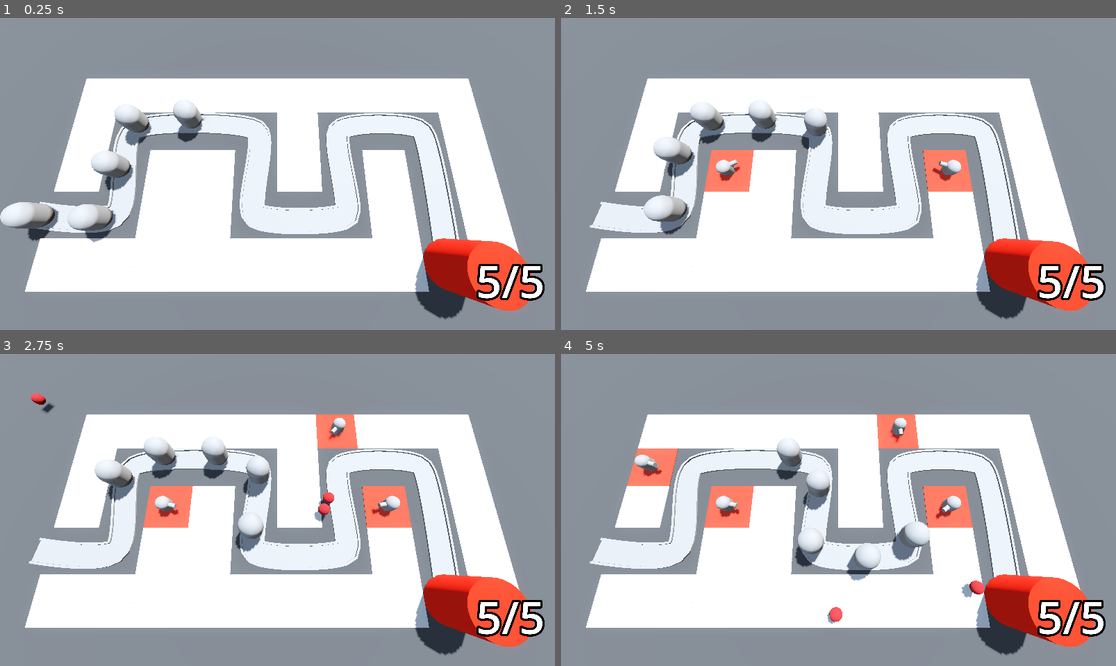
Above: before the commit, frames 1-4 (two rows, left to right).
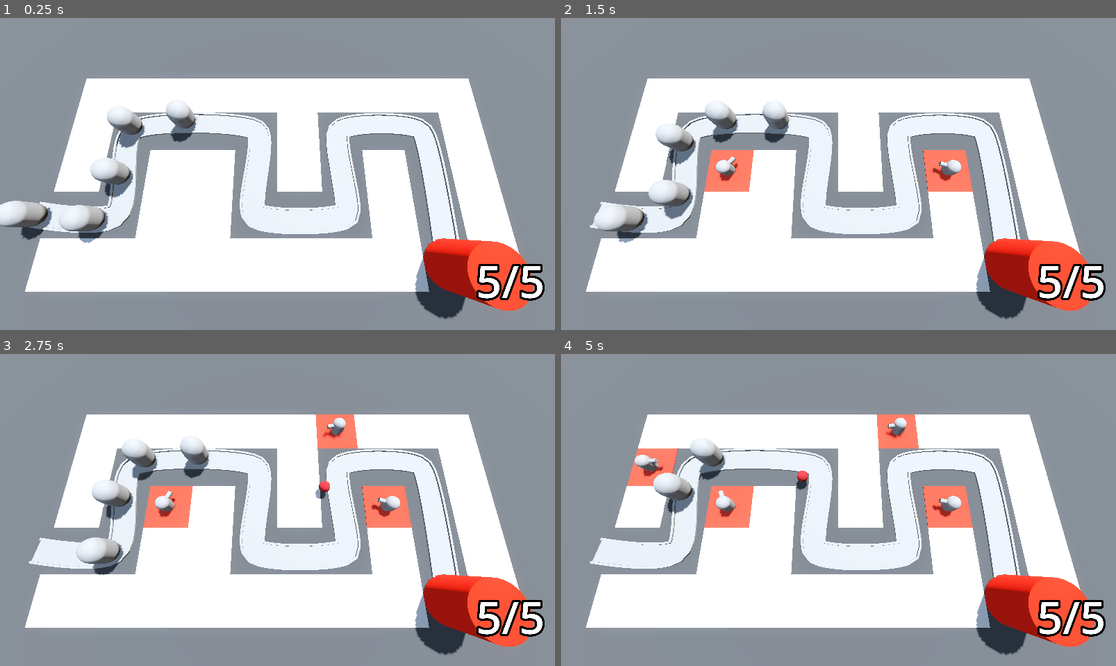
Above: after the commit, the same moments.

Repository: Bzparkes/BarbarianBlaster
Game: Godot game, scene res://BaseLevel.tscn
Two runs of this game, one before a commit and one after it. Both use one fixed random seed, a clock stepped at 60 frames per second and the inputs below.
Inputs (mouse positions are in pixels of both pictures, inside the frame that each line leads up to):
- Up to frame 1 (0.25 s): no input
- Up to frame 2 (1.5 s): move the mouse to (960, 158) at 0.52 s; press the mouse at (960, 158) at 0.53 s; move the mouse to (727, 189) at 1.27 s; release the mouse at (727, 189) at 1.28 s; click (727, 189) at 1.35 s
- Up to frame 3 (2.75 s): move the mouse to (333, 441) at 2.02 s; press the mouse at (333, 441) at 2.03 s
- Up to frame 4 (5 s): move the mouse to (810, 572) at 2.77 s; release the mouse at (810, 572) at 2.78 s; click (810, 572) at 2.85 s; move the mouse to (1005, 556) at 3.52 s; press the mouse at (1005, 556) at 3.53 s; move the mouse to (672, 463) at 4.27 s; release the mouse at (672, 463) at 4.28 s; click (672, 463) at 4.35 s

The runs differ from the first frame. In frame 1, 2.5% of the frame differs, in the area x 0-37%, y 26-73%; in frame 2, 4.0%; in frame 3, 4.3%, in the area x 5-70%, y 12-72%; in frame 4, 3.6%.

Commit message:
Parent mesh of the collision shape needed to be added to the scene group. The tutorial says the collision shape shoudl but that is incorrect

Diff:
--- a/Enemy/enemy.gd
+++ b/Enemy/enemy.gd
@@ -1,8 +1,18 @@
 extends PathFollow3D
 
 @export var speed: float = 5
+@export var max_health: int = 50
+
+var current_health: int:
+	set(health_in):
+		current_health = health_in
+		if current_health < 1:
+			queue_free()
 
 @onready var base = get_tree().get_first_node_in_group("base")
+
+func _ready() -> void:
+	current_health = max_health
 
 # Called every frame. 'delta' is the elapsed time since the previous frame.
 func _process(delta: float) -> void:
--- a/Enemy/enemy.tscn
+++ b/Enemy/enemy.tscn
@@ -6,11 +6,22 @@
 radius = 1.0
 height = 3.0
 
+[sub_resource type="CapsuleShape3D" id="CapsuleShape3D_2pb1h"]
+radius = 1.0
+height = 3.0
+
 [node name="Enemy" type="PathFollow3D"]
 transform = Transform3D(-0.1643964, 0, -0.98637784, 0, 1, 0, 0.98637784, 0, -0.1643964, 0, 0, 0)
 loop = false
 script = ExtResource("1_2pb1h")
+speed = 2.5
 
 [node name="MeshInstance3D" type="MeshInstance3D" parent="."]
 transform = Transform3D(1, 0, 0, 0, 1, 0, 0, 0, 1, 0, 1.5, 0)
 mesh = SubResource("CapsuleMesh_lvb7b")
+
+[node name="EnemyArea3D" type="Area3D" parent="." groups=["enemy_area"]]
+
+[node name="CollisionShape3D" type="CollisionShape3D" parent="EnemyArea3D"]
+transform = Transform3D(1, 0, 0, 0, 1, 0, 0, 0, 1, 0, 1.5, 0)
+shape = SubResource("CapsuleShape3D_2pb1h")
--- a/Turret/projectile.gd
+++ b/Turret/projectile.gd
@@ -10,3 +10,9 @@
 
 func _on_timer_timeout() -> void:
 	queue_free()
+
+
+func _on_area_entered(area: Area3D) -> void:
+	if area.is_in_group("enemy_area"):
+		area.get_parent().current_health -= 25
+		queue_free()
--- a/Turret/projectile.tscn
+++ b/Turret/projectile.tscn
@@ -25,4 +25,5 @@
 one_shot = true
 autostart = true
 
+[connection signal="area_entered" from="." to="." method="_on_area_entered"]
 [connection signal="timeout" from="Timer" to="." method="_on_timer_timeout"]
Not shown: 1 places in Enemy/enemy.tscn that only renumber resources
